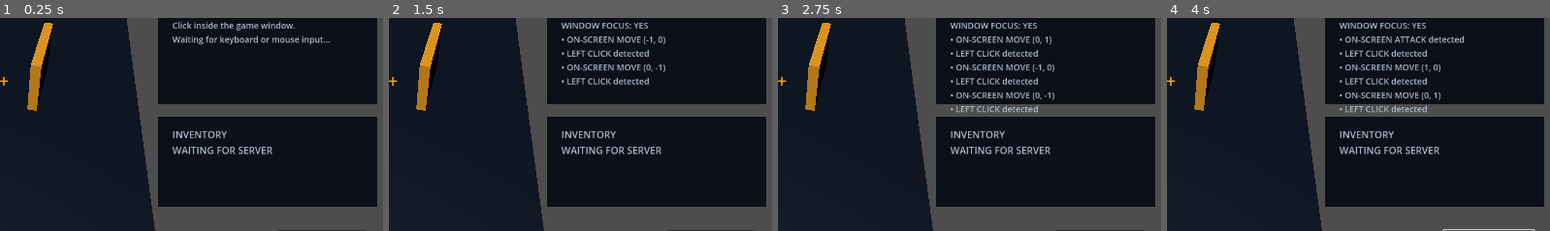
Above: before the commit, frames 1-4 (left to right).
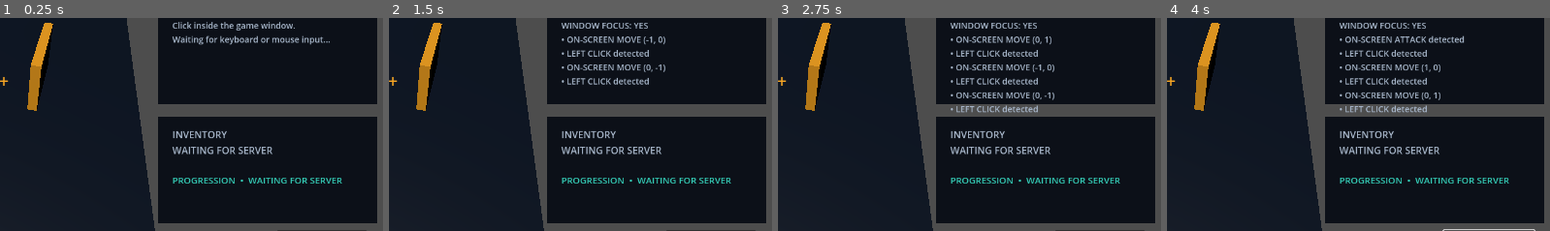
Above: after the commit, the same moments.

Repository: iangama/revenant
Game: Godot game, scene res://main.tscn
Two runs of this game, one before a commit and one after it. Both use one fixed random seed, a clock stepped at 60 frames per second and the inputs below.
Inputs:
- Up to frame 1 (0.25 s): no input
- Up to frame 2 (1.5 s): click "W" at 0.5 s; click "A" at 1.25 s
- Up to frame 3 (2.75 s): click "S" at 2 s
- Up to frame 4 (4 s): click "D" at 2.75 s; click "ATTACK" at 3.5 s
The pictures show only the part of the screen within x 50-100%, y 35-85%; the shares and areas given below are measured in that part.

The runs differ from the first frame. In frame 1, 5.1% of the frame differs, in the area x 41-99%, y 75-97%; in frame 2, 5.1%; in frame 3, 5.1%; in frame 4, 5.1%.

Commit message:
feat: complete M19 authoritative progression

Diff:
--- a/client/game/main.gd
+++ b/client/game/main.gd
@@ -17,6 +17,7 @@
 var _next_attack_at := 0
 var _activity_complete := false
 var _inventory := {}
+var _progression := {"level": 1, "experience": 0, "experience_to_next_level": 500}
 var _camera: Camera3D
 var _door: MeshInstance3D
 var _status_label: Label
@@ -29,6 +30,7 @@
 var _guidance_label: Label
 var _input_log_label: Label
 var _inventory_label: Label
+var _progression_label: Label
 var _input_events: Array[String] = []
 var _attack_requested := false
 var _ui_attack_requested := false
@@ -145,6 +147,11 @@
 		_fail("expected InventorySnapshot")
 		return
 	_apply_inventory_snapshot(inventory_snapshot)
+	var progression_snapshot := await _receive_message(Time.get_ticks_msec() + 5000)
+	if progression_snapshot.get("type") != "ProgressionSnapshot":
+		_fail("expected ProgressionSnapshot")
+		return
+	_apply_progression(progression_snapshot)
 	_status_label.text = "CONNECTED  •  RELAY-HUB"
 	_controls_label.text = "WAITING FOR THE RELAY ACTIVITY..."
 	_set_guidance("GETTING READY", "The server is preparing your encounter. This should take only a moment.")
@@ -256,11 +263,13 @@
 	_destroy_actor(boss_destroy.get("actor_id"))
 	var boss_complete := await _receive_message(Time.get_ticks_msec() + 5000)
 	var loot := await _receive_message(Time.get_ticks_msec() + 5000)
+	var progression_grant := await _receive_message(Time.get_ticks_msec() + 5000)
 	var activity_complete := await _receive_message(Time.get_ticks_msec() + 5000)
-	if boss_complete.get("state") != "Completed" or loot.get("type") != "LootGranted" or activity_complete.get("type") != "ActivityComplete":
+	if boss_complete.get("state") != "Completed" or loot.get("type") != "LootGranted" or progression_grant.get("type") != "ProgressionGranted" or activity_complete.get("type") != "ActivityComplete":
 		_fail("activity did not complete after boss death")
 		return
 	_apply_loot_grant(loot)
+	_apply_progression(progression_grant)
 	print("activity %s completed" % activity_complete.get("activity_id"))
 	if _should_exit_after_flow():
 		get_tree().quit(0)
@@ -434,6 +443,8 @@
 			print("manual activity %s completed" % message.get("activity_id"))
 		"LootGranted":
 			_apply_loot_grant(message)
+		"ProgressionGranted":
+			_apply_progression(message)
 		_:
 			_fail("unexpected manual gameplay message: %s" % message.get("type"))
 
@@ -525,6 +536,24 @@
 	_inventory_label.text = "\n".join(lines)
 
 
+func _apply_progression(message: Dictionary) -> void:
+	_progression["level"] = message.get("level", 1)
+	_progression["experience"] = message.get("experience", 0)
+	_progression["experience_to_next_level"] = message.get("experience_to_next_level", 500)
+	_update_progression_hud()
+	if message.get("type") == "ProgressionGranted":
+		_status_label.text = "PROGRESSION SECURED  •  +%d XP" % message.get("experience_granted", 0)
+		print("progression granted: +%d XP, level %d" % [message.get("experience_granted", 0), message.get("level", 1)])
+
+
+func _update_progression_hud() -> void:
+	_progression_label.text = "PROGRESSION  •  LEVEL %d\nXP %d  •  %d TO NEXT LEVEL" % [
+		_progression.get("level", 1),
+		_progression.get("experience", 0),
+		_progression.get("experience_to_next_level", 500),
+	]
+
+
 func _set_door_open(open: bool) -> void:
 	_door.visible = not open
 	_status_label.text = "RELAY CORE OPEN  •  WARDEN INBOUND" if open else "RELAY CORE SEALED"
@@ -601,11 +630,13 @@
 	var inventory_panel := ColorRect.new()
 	inventory_panel.color = Color(0.025, 0.045, 0.075, 0.92)
 	inventory_panel.position = Vector2(894, 422)
-	inventory_panel.size = Vector2(362, 150)
+	inventory_panel.size = Vector2(362, 176)
 	inventory_panel.mouse_filter = Control.MOUSE_FILTER_IGNORE
 	canvas.add_child(inventory_panel)
 	_inventory_label = _hud_label(canvas, Vector2(918, 440), 16, Color("a9b8cc"), "INVENTORY\nWAITING FOR SERVER")
-	_inventory_label.size = Vector2(314, 112)
+	_inventory_label.size = Vector2(314, 82)
+	_progression_label = _hud_label(canvas, Vector2(918, 516), 15, Color("35d0ba"), "PROGRESSION  •  WAITING FOR SERVER")
+	_progression_label.size = Vector2(314, 58)
 
 	_create_control_button(canvas, "W", Vector2(92, 558), Vector2(58, 48), Vector2(0, -1))
 	_create_control_button(canvas, "A", Vector2(28, 612), Vector2(58, 48), Vector2(-1, 0))
@@ -747,6 +778,7 @@
 		or _guidance_label == null
 		or _input_log_label == null
 		or _inventory_label == null
+		or _progression_label == null
 		or _movement_buttons.size() != 4
 		or _attack_button == null
 		or _crosshair.mouse_filter != Control.MOUSE_FILTER_IGNORE
@@ -760,6 +792,7 @@
 		return
 	print("M17 playable slice validated: camera, HUD, movement, aiming and attack inputs are ready")
 	print("M18 inventory HUD validated: authoritative snapshot and loot presentation are ready")
+	print("M19 progression HUD validated: authoritative experience and level presentation are ready")
 	get_tree().quit(0)
 
 
@@ -853,6 +886,16 @@
 		return [bytes[offset + 1], offset + 2]
 	if marker == 0xcd and offset + 2 < bytes.size():
 		return [(bytes[offset + 1] << 8) | bytes[offset + 2], offset + 3]
+	if marker == 0xce and offset + 4 < bytes.size():
+		var value32 := 0
+		for index in range(1, 5):
+			value32 = (value32 << 8) | bytes[offset + index]
+		return [value32, offset + 5]
+	if marker == 0xcf and offset + 8 < bytes.size():
+		var value64 := 0
+		for index in range(1, 9):
+			value64 = (value64 << 8) | bytes[offset + index]
+		return [value64, offset + 9]
 	if marker == 0xd9 and offset + 1 < bytes.size():
 		return _decode_string(bytes, offset + 2, bytes[offset + 1])
 	return []
Not shown, changed: AGENTS.md
Not shown, changed: Cargo.lock
Not shown, changed: Cargo.toml
Not shown, changed: README.md
Not shown, changed: docs/architecture/overview.md
Not shown, added: docs/milestones/M19-authoritative-progression.md
Not shown, changed: docs/protocol/README.md
Not shown, changed: runtime/activities/Cargo.toml
Not shown, changed: runtime/activities/src/lib.rs
Not shown, changed: runtime/gateway/Cargo.toml
Not shown, changed: runtime/gateway/src/lib.rs
Not shown, changed: runtime/persistence/Cargo.toml
(and 13 more such lines)
